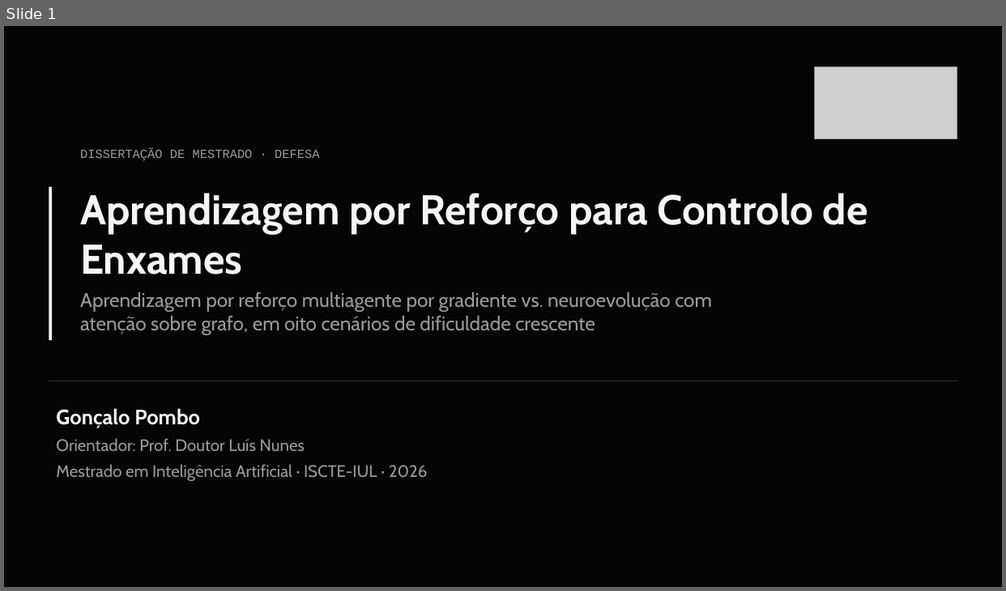
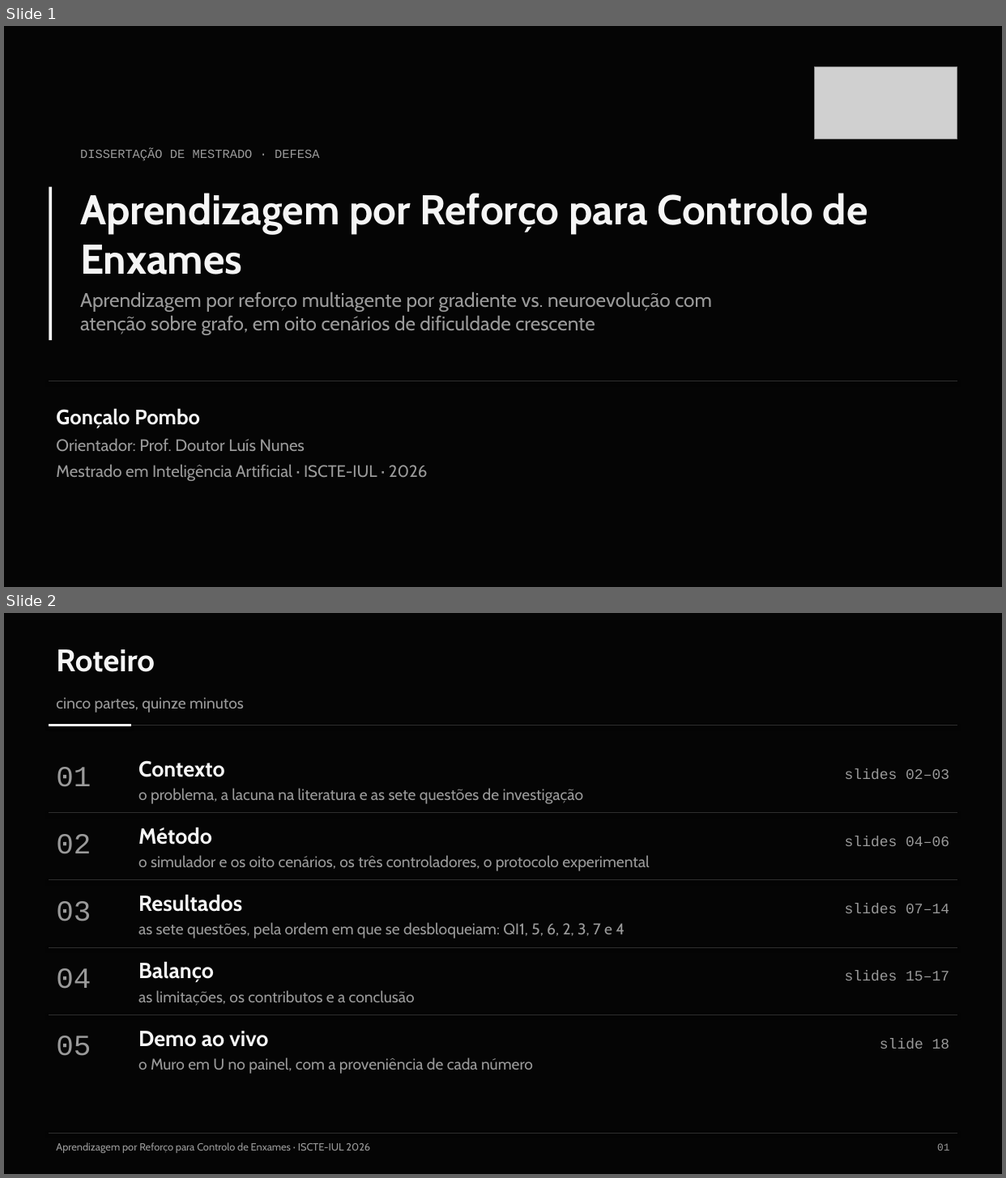
Before and after one commit to Pombo2001/swarm-robotics-tese, a slide deck: Defesa/slides_defesa.pptx. Shown one above the other, each under a label of ours: slide 1 before the commit, slides 1 and 2 after it. The pictures are 1006x591 and 1006x1178 pixels, drawn with LibreOffice and Linux fonts; fonts in the diff are those of the drawing; grey boxes stand for pictures. Boxes give left, top, right and bottom in pixels: in the first picture for what was removed or moved away, otherwise in the second. Text is boxed around its words. In the diff, an @@ line names an element or a change of style, - is before the commit and + after.

Commit message:
feat(defesa): os slides ganham um roteiro e uma cábula de termos nas notas
- Slide 2 novo, «Roteiro»: as cinco partes da apresentação e os rótulos de
  rodapé de cada uma. Os 20 s saem da capa, do problema, do protocolo e da
  QI1, todos antes da QI6: o total fica em 14:40 e os relógios 7:25/8:40 não
  mudam.
- As notas de cada slide de conteúdo acabam num bloco «CÁBULA» com uma
  linha por termo técnico usado no slide.
- QI5: o mapa do potencial euclidiano/geodésico, que não se lia projetado,
  dá lugar a um quadro 0 % → 100 % dos quatro cenários de gargalo.
- QI7: os três mapas dos rastos passam a ir lado a lado, recortados da
  figura da tese, e o texto passa para baixo. A planta já está no slide 5.
- Os rótulos de rodapé sobem um: a capa, a demo, a cábula e o
  RESUMO_PARA_DECORAR passam a apontar para os números novos.
- «rec/ep» → «chegadas/ep», resto das «recolhas».

```diff
--- a/Defesa/slides_defesa.pptx
+++ b/Defesa/slides_defesa.pptx
@@ slide 2 added at bbox=[4, 613, 1002, 1174], background #FFFFFF @@
@@ rectangle added at bbox=[4, 613, 1002, 1174], fill #050505 @@
@@ text added at bbox=[56, 649, 155, 672], 30 pt, text #F5F5F5, bold @@
+Roteiro
@@ text added at bbox=[56, 697, 244, 712], 15 pt, text #9A9A9A @@
+cinco partes, quinze minutos
@@ line added from (49, 726) to (957, 726), #2E2E2E 0.75 pt @@
@@ line added from (49, 726) to (131, 726), #F5F5F5 2.5 pt @@
@@ text added at bbox=[56, 767, 91, 787], 28 pt, text #9A9A9A @@
+01
@@ text added at bbox=[138, 760, 225, 777], 21 pt, text #F5F5F5, bold @@
+Contexto
@@ text added at bbox=[845, 769, 949, 779], 14 pt, text #9A9A9A @@
+slides 02–03
@@ text added at bbox=[138, 788, 584, 804], 15 pt, text #9A9A9A @@
+o problema, a lacuna na literatura e as sete questões de investigação
@@ line added from (49, 813) to (957, 813), #2E2E2E 0.75 pt @@
@@ text added at bbox=[138, 827, 212, 845], 21 pt, text #F5F5F5, bold @@
+Método
@@ text added at bbox=[56, 834, 91, 854], 28 pt, text #9A9A9A @@
+02
@@ text added at bbox=[138, 855, 649, 871], 15 pt, text #9A9A9A @@
+o simulador e os oito cenários, os três controladores, o protocolo experimental
@@ text added at bbox=[845, 837, 949, 846], 14 pt, text #9A9A9A @@
+slides 04–06
@@ line added from (49, 880) to (957, 880), #2E2E2E 0.75 pt @@
@@ text added at bbox=[56, 901, 91, 922], 28 pt, text #9A9A9A @@
+03
@@ text added at bbox=[138, 894, 242, 912], 21 pt, text #F5F5F5, bold @@
+Resultados
@@ text added at bbox=[845, 904, 949, 914], 14 pt, text #9A9A9A @@
+slides 07–14
@@ text added at bbox=[138, 922, 624, 939], 15 pt, text #9A9A9A @@
+as sete questões, pela ordem em que se desbloqueiam: QI1, 5, 6, 2, 3, 7 e 4
@@ line added from (49, 948) to (957, 948), #2E2E2E 0.75 pt @@
@@ text added at bbox=[56, 969, 91, 989], 28 pt, text #9A9A9A @@
+04
@@ text added at bbox=[138, 961, 214, 982], 21 pt, text #F5F5F5, bold @@
+Balanço
@@ text added at bbox=[845, 971, 949, 981], 14 pt, text #9A9A9A @@
+slides 15–17
@@ text added at bbox=[138, 990, 415, 1006], 15 pt, text #9A9A9A @@
+as limitações, os contributos e a conclusão
@@ line added from (49, 1015) to (957, 1015), #2E2E2E 0.75 pt @@
@@ text added at bbox=[56, 1036, 91, 1056], 28 pt, text #9A9A9A @@
+05
@@ text added at bbox=[138, 1031, 268, 1047], 21 pt, text #F5F5F5, bold @@
+Demo ao vivo
@@ text added at bbox=[880, 1038, 950, 1049], 14 pt, text #9A9A9A @@
+slide 18
@@ text added at bbox=[138, 1058, 533, 1074], 15 pt, text #9A9A9A @@
+o Muro em U no painel, com a proveniência de cada número
@@ line added from (49, 1133) to (957, 1133), #2E2E2E 0.75 pt @@
@@ text added at bbox=[56, 1143, 370, 1153], 10 pt, text #9A9A9A @@
+Aprendizagem por Reforço para Controlo de Enxames · ISCTE-IUL 2026
@@ text added at bbox=[937, 1144, 949, 1151], 10 pt, text #9A9A9A @@
+01
```
Also in this commit, not shown: 19 slides changed, 5 other files.
